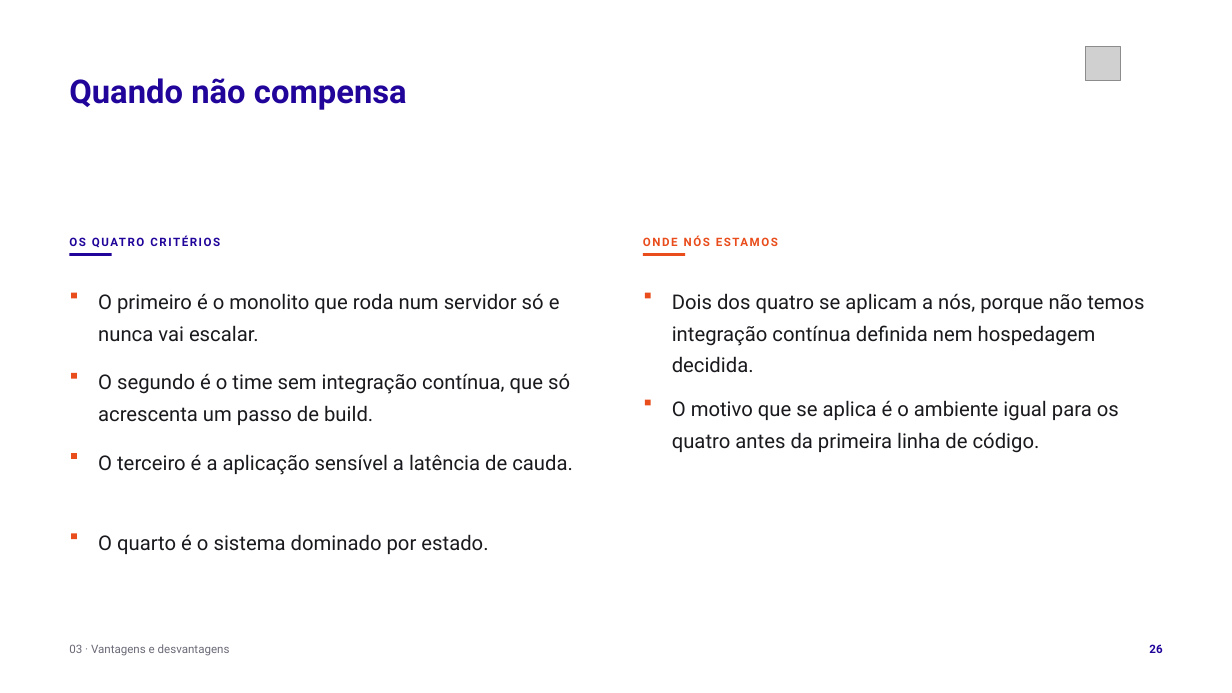
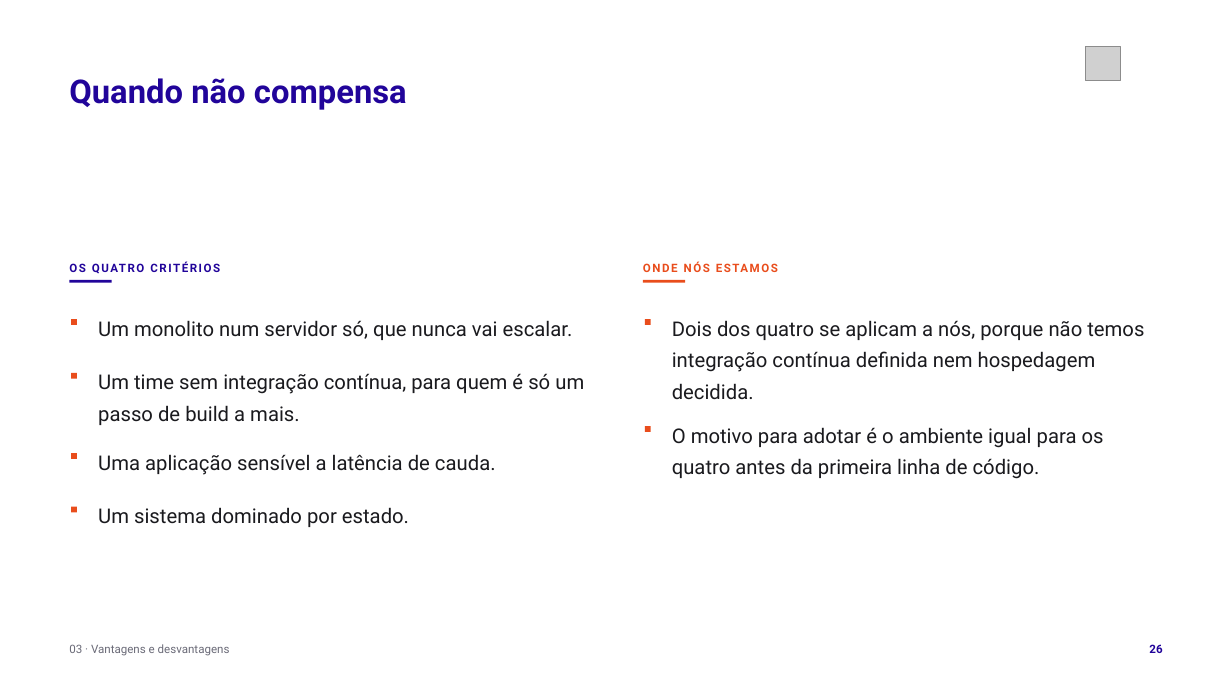
Before and after one commit to tcpassos/invite-app, a slide deck: slide 26 of trabalhos/T1-Docker-Invite-People.pptx. Drawn at 1232x693 pixels with LibreOffice and Linux fonts; fonts in the diff are those of the drawing; grey boxes stand for pictures. Boxes give left, top, right and bottom in pixels: in the first picture for what was removed or moved away, otherwise in the second. Text is boxed around its words. In the diff, an @@ line names an element or a change of style, - is before the commit and + after.

```diff
--- a/trabalhos/T1-Docker-Invite-People.pptx
+++ b/trabalhos/T1-Docker-Invite-People.pptx
@@ text at (x1=98, y1=320, x2=573, y2=340): text changed @@
-O primeiro é o monolito que roda num servidor só e nunca vai escalar.
+Um monolito num servidor só, que nunca vai escalar.
@@ text at (x1=98, y1=373, x2=584, y2=425): text changed @@
-O segundo é o time sem integração contínua, que só acrescenta um passo de build.
+Um time sem integração contínua, para quem é só um passo de build a mais.
@@ 5 rectangles, 3 texts moved together from (x1=69, y1=232, x2=1163, y2=405) to (x1=69, y1=259, x2=1163, y2=432) @@
@@ text at (x1=672, y1=427, x2=1104, y2=479): text changed @@
-O motivo que se aplica é o ambiente igual para os quatro antes da primeira linha de código.
+O motivo para adotar é o ambiente igual para os quatro antes da primeira linha de código.
@@ text at (x1=98, y1=454, x2=496, y2=475): text changed @@
-O terceiro é a aplicação sensível a latência de cauda.
+Uma aplicação sensível a latência de cauda.
@@ rectangle moved from (x1=71, y1=533, x2=77, y2=539) to (x1=71, y1=506, x2=77, y2=512) @@
@@ text at (x1=98, y1=507, x2=409, y2=527): text changed @@
-O quarto é o sistema dominado por estado.
+Um sistema dominado por estado.
```
Also in this commit, not shown: 9 other slides changed, 12 other files.
